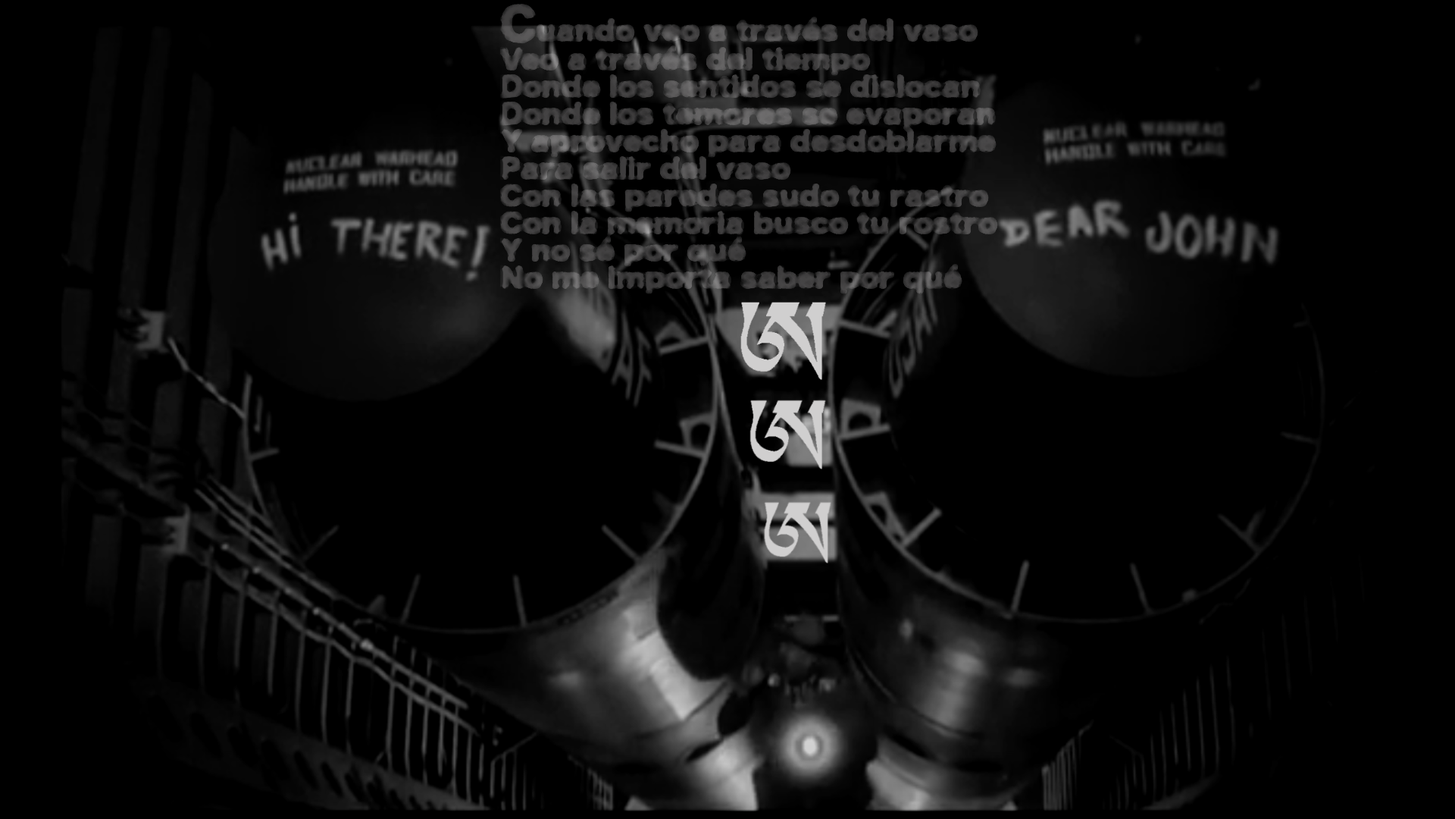
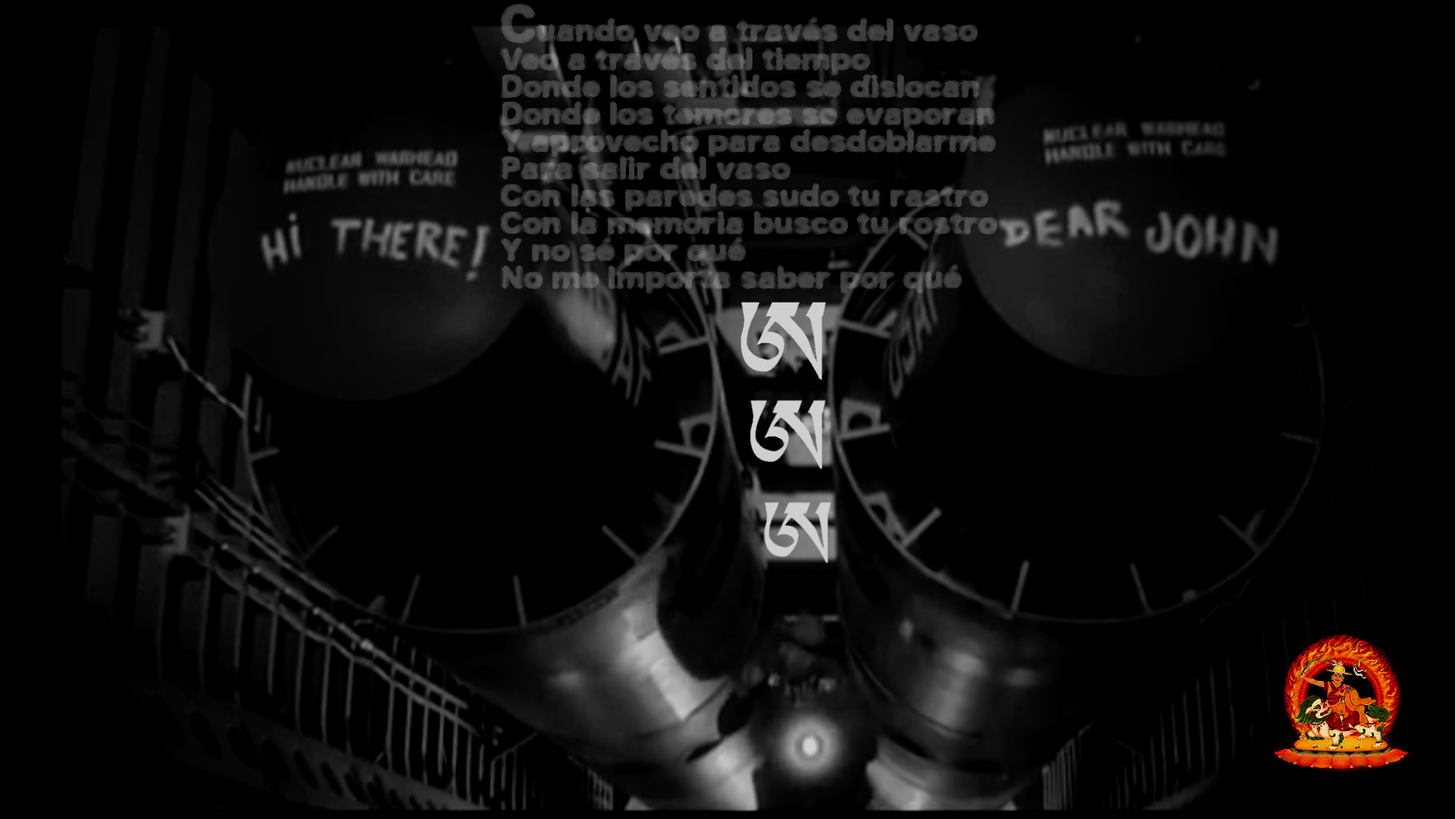
Revision of a layered 1455 x 819 image; what changed, layer by layer:
added layer "Pasted Layer" (linear light) above "Unknown.jpeg" over [1272, 633, 1412, 771]
"Screen Shot 2023-08-19 at 2.17.45 PM.png": blend normal → linear burn over [1272, 633, 1412, 771]
